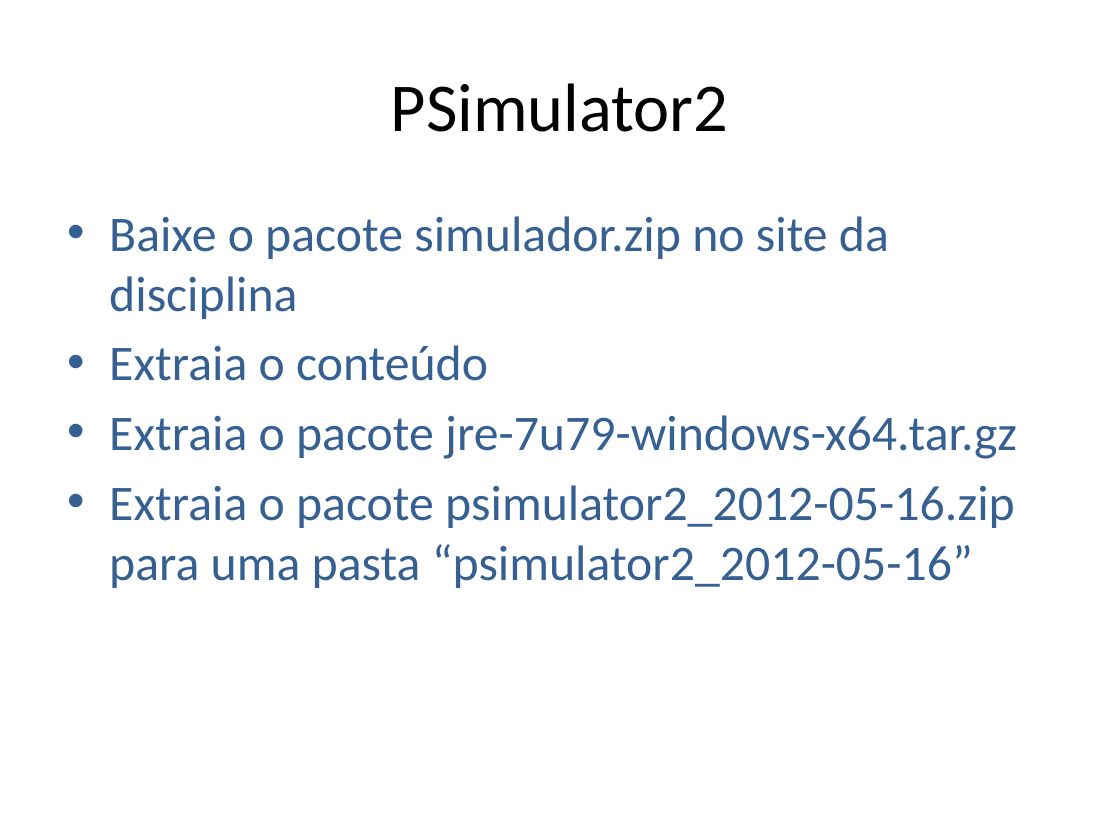
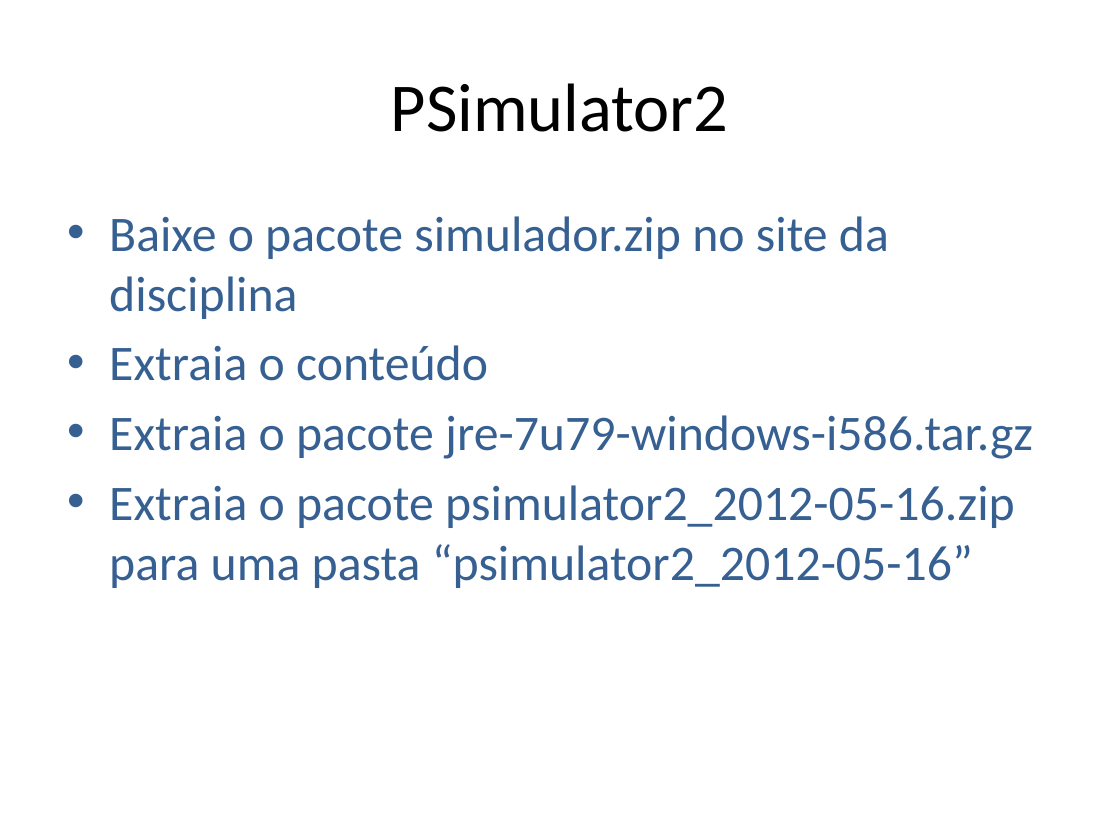
Before and after one commit to niviaquental/niviaquental.github.io, a slide deck: slide 22 of Presentations/Aula08-Rede-IPIntro/08-Rede-IPIntro.pptx. Drawn at 1120x840 pixels with LibreOffice and Linux fonts; fonts in the diff are those of the drawing; background and template pictures are left out. Boxes give left, top, right and bottom in pixels: in the first picture for what was removed or moved away, otherwise in the second. Text is boxed around its words. In the diff, an @@ line names an element or a change of style, - is before the commit and + after.

```diff
--- a/Presentations/Aula08-Rede-IPIntro/08-Rede-IPIntro.pptx
+++ b/Presentations/Aula08-Rede-IPIntro/08-Rede-IPIntro.pptx
@@ text at [109, 415, 1033, 459]: text changed @@
-• Extraia o pacote jre-7u79-windows-x64.tar.gz
+• Extraia o pacote jre-7u79-windows-i586.tar.gz
```
Also in this commit, not shown: 4 other slides changed, 1 slide added, 3 other files.
